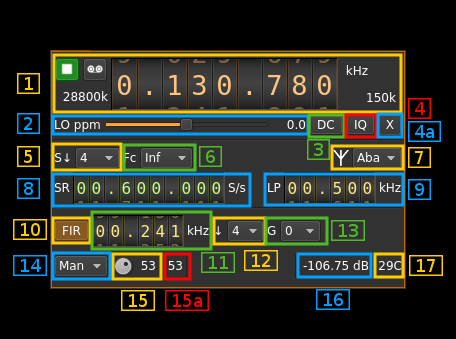
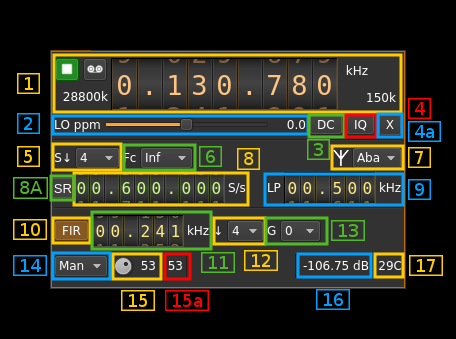
Comparing the layer stacks of the two 456 x 339 images. Changes:
added layer "8A" above "Overlay_08A" over [13, 177, 48, 199]
added layer "Overlay_08A" above "8" over [49, 174, 76, 202]
painted on "8" over [17, 148, 260, 199]
painted on "Overlay_08" over [51, 171, 252, 208]
added layer "Clipboard" above "Patch_02" over [50, 177, 76, 199]
